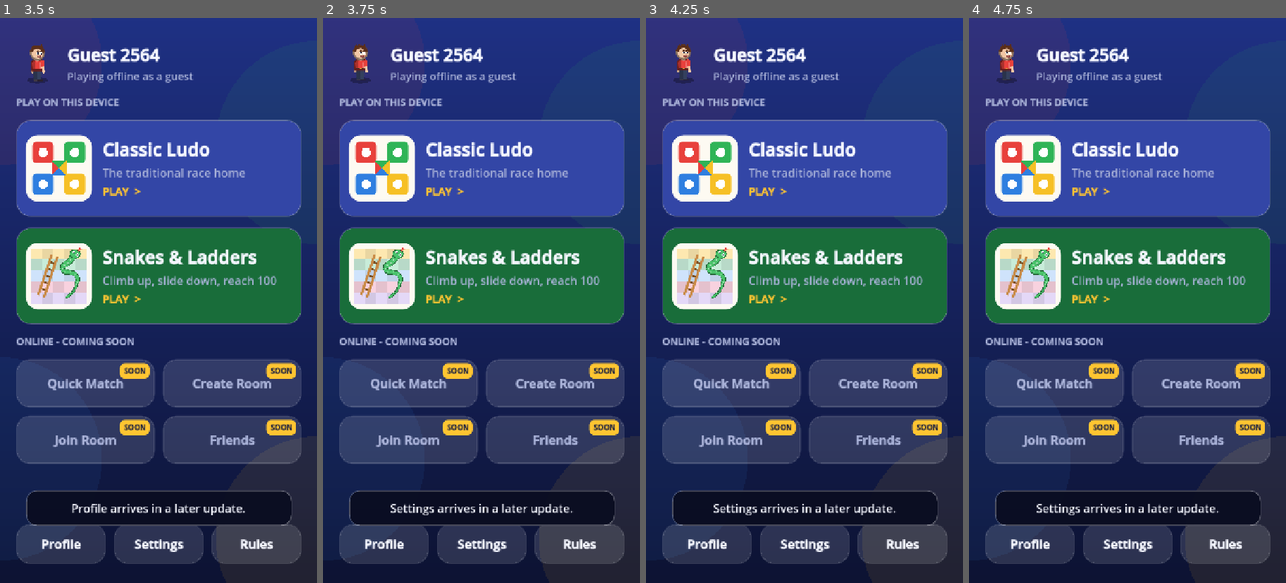
Above: before the commit, frames 1-4 (left to right).
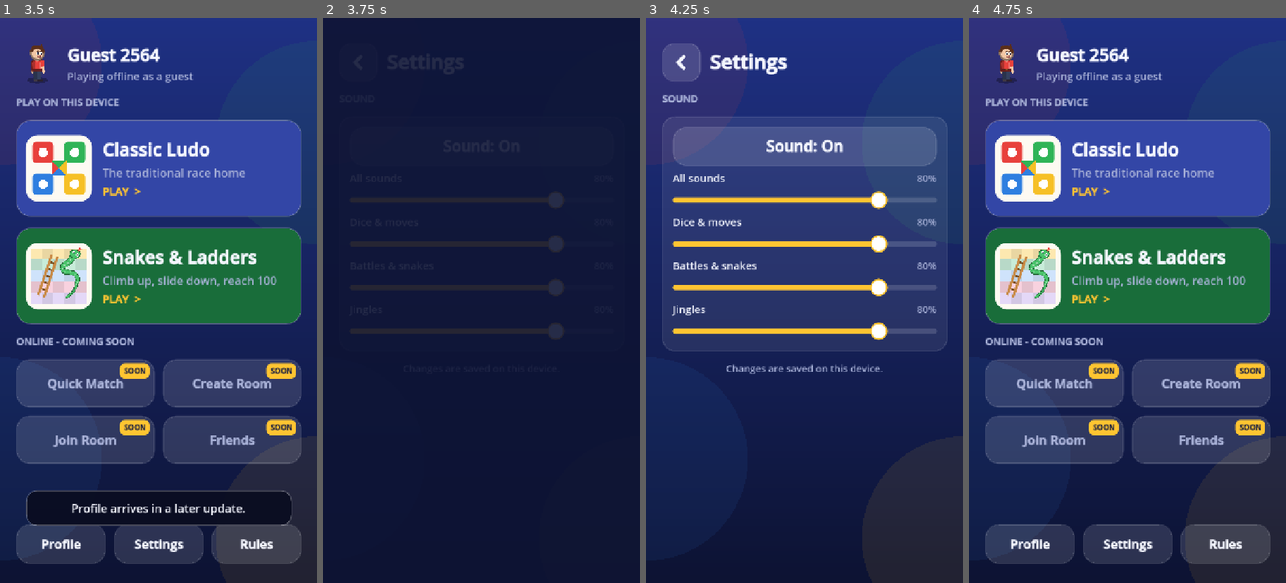
Above: after the commit, the same moments.

Repository: xtremrakib007/RsLUDO
Game: Godot game, scene res://scenes/screens/splash.tscn
The game is run twice, just before and just after one commit, with the same random seed, the same clock (stepped at 60 frames per second) and the same inputs.
Inputs (mouse positions are in pixels of both pictures, inside the frame that each line leads up to):
- Up to frame 1 (3.5 s): move the mouse to (228, 272) at 0.52 s; click (228, 272) at 0.67 s; drag from (95, 328) to (142, 413) at 1.27 s; click "Play as Guest" at 2 s; click "Profile" at 2.75 s
- Up to frame 2 (3.75 s): click "Settings" at 3.5 s
- Up to frame 3 (4.25 s): no input
- Up to frame 4 (4.75 s): click (1003, 63) at 4.27 s

Frame 1 is identical in both runs. In frame 2, 85% of the frame differs, in the area x 0-100%, y 0-97%; in frame 3, 58%; in frame 4, 4.8%.

Commit message:
Gunshot and samurai kill sounds, softer dice, volume sliders
Captures: the blaster fires a gunshot (crack, boom, echo); the sword is a
samurai katana with a metallic draw and a ringing slash per cut. The dice
rattle and landing are softer. New Settings screen (from Home) and the pause
menu have Sound On/Off plus volume sliders for All sounds, Dice & moves,
Battles & snakes and Jingles, each on its own audio bus, saved on the device.

Co-Authored-By: Claude Opus 5.5 <noreply@anthropic.com>
Claude-Session: https://claude.ai/code/session_01PxNJNDQdbjEGoucC67j9Ub

Diff:
--- /dev/null
+++ b/scenes/screens/settings.tscn
@@ -0,0 +1,12 @@
+[gd_scene load_steps=2 format=3]
+
+[ext_resource type="Script" path="res://scripts/ui/screens/settings_screen.gd" id="1_screen"]
+
+[node name="SettingsScreen" type="Control"]
+layout_mode = 3
+anchors_preset = 15
+anchor_right = 1.0
+anchor_bottom = 1.0
+grow_horizontal = 2
+grow_vertical = 2
+script = ExtResource("1_screen")
--- a/scripts/animations/capture_animator.gd
+++ b/scripts/animations/capture_animator.gd
@@ -58,6 +58,8 @@
 	var target := victim.position + Vector2(0, -big * 1.1)
 
 	# 2. Crouch, arm up, prop pops into the hand.
+	if style == Style.SWORD:
+		Sfx.play("katana_draw")
 	attacker.prop = prop_for(style)
 	attacker.prop_scale = 0.0
 	attacker.prop_angle = 0.0
@@ -78,7 +80,7 @@
 			tween.tween_property(attacker, "position", centre - gap * 1.25, 0.06)
 			tween.tween_property(attacker, "position", centre - gap, 0.18)
 			_effect(host, CaptureEffect.Kind.FLASH, attacker.hand_position(), attacker.hand_position(), Color.WHITE, cell * 0.6, "", 0.2)
-			Sfx.play("zap")
+			Sfx.play("gunshot", 0.0, 0.06)
 			await _effect(host, CaptureEffect.Kind.BEAM, attacker.hand_position(), target, beam_color, cell, "", 0.35)
 			_impact(host, target, beam_color, cell, "ZAP!", 1.0)
 		Style.SWORD:
@@ -92,7 +94,7 @@
 				tween.tween_property(attacker, "prop_angle", -from_angle, 0.1).from(from_angle)
 				var slash := CaptureEffect.create(CaptureEffect.Kind.SLASH, target, target, Color("bfe9ff"), cell * 0.9)
 				slash.angle = i * 1.1
-				Sfx.play("swish", 0.0, 0.15)
+				Sfx.play("katana_slash", 0.0, 0.1)
 				_run(host, slash, 0.3)
 				_shake(host, 0.012, 0.12)
 				await tween.finished
--- a/scripts/audio/sound_synth.gd
+++ b/scripts/audio/sound_synth.gd
@@ -13,16 +13,35 @@
 const RECIPES := {
 	"click": [[Wave.SINE, 1100, 900, 0.0, 0.045, 0.35, 0.002]],
 	"step": [[Wave.SINE, 260, 170, 0.0, 0.07, 0.35, 0.003], [Wave.NOISE, 0, 0, 0.0, 0.04, 0.12, 0.001, 0.25]],
+	# Soft wooden rattle: low-passed taps, gentle attack.
 	"dice": [
-		[Wave.NOISE, 0, 0, 0.00, 0.05, 0.5, 0.001, 0.6], [Wave.NOISE, 0, 0, 0.09, 0.05, 0.45, 0.001, 0.55],
-		[Wave.NOISE, 0, 0, 0.17, 0.05, 0.42, 0.001, 0.6], [Wave.NOISE, 0, 0, 0.27, 0.05, 0.38, 0.001, 0.5],
-		[Wave.NOISE, 0, 0, 0.38, 0.05, 0.32, 0.001, 0.55], [Wave.NOISE, 0, 0, 0.50, 0.05, 0.26, 0.001, 0.5],
-		[Wave.SINE, 700, 500, 0.0, 0.04, 0.15, 0.001], [Wave.SINE, 650, 480, 0.17, 0.04, 0.12, 0.001],
+		[Wave.NOISE, 0, 0, 0.00, 0.05, 0.22, 0.004, 0.3], [Wave.NOISE, 0, 0, 0.10, 0.05, 0.2, 0.004, 0.28],
+		[Wave.NOISE, 0, 0, 0.19, 0.05, 0.18, 0.004, 0.3], [Wave.NOISE, 0, 0, 0.30, 0.05, 0.15, 0.004, 0.26],
+		[Wave.NOISE, 0, 0, 0.42, 0.05, 0.12, 0.004, 0.28], [Wave.NOISE, 0, 0, 0.55, 0.05, 0.09, 0.004, 0.26],
+		[Wave.SINE, 520, 420, 0.0, 0.05, 0.08, 0.003], [Wave.SINE, 480, 400, 0.19, 0.05, 0.06, 0.003],
 	],
-	"dice_land": [[Wave.SINE, 140, 60, 0.0, 0.16, 0.6, 0.002], [Wave.NOISE, 0, 0, 0.0, 0.08, 0.3, 0.001, 0.3]],
+	"dice_land": [[Wave.SINE, 130, 70, 0.0, 0.14, 0.35, 0.004], [Wave.NOISE, 0, 0, 0.0, 0.06, 0.12, 0.003, 0.2]],
 	"dice_move": [[Wave.NOISE, 0, 0, 0.0, 0.3, 0.18, 0.12, 0.35]],
 	"charge": [[Wave.SINE, 180, 1300, 0.0, 0.45, 0.35, 0.05], [Wave.TRIANGLE, 360, 2600, 0.0, 0.45, 0.12, 0.05]],
 	"zap": [[Wave.SQUARE, 1500, 180, 0.0, 0.35, 0.3, 0.005], [Wave.SAW, 900, 120, 0.0, 0.3, 0.2, 0.005], [Wave.NOISE, 0, 0, 0.0, 0.15, 0.2, 0.002, 0.8]],
+	# Gunshot: sharp crack, deep boom, rumbling echo tail.
+	"gunshot": [
+		[Wave.NOISE, 0, 0, 0.0, 0.06, 1.0, 0.0005, 0.95], [Wave.SQUARE, 1100, 260, 0.0, 0.03, 0.3, 0.0005],
+		[Wave.SINE, 170, 42, 0.0, 0.32, 0.9, 0.001], [Wave.NOISE, 0, 0, 0.03, 0.6, 0.35, 0.01, 0.12],
+		[Wave.NOISE, 0, 0, 0.22, 0.35, 0.12, 0.02, 0.2],
+	],
+	# Samurai: katana drawn from its sheath (metal scrape into a long ring).
+	"katana_draw": [
+		[Wave.NOISE, 0, 0, 0.0, 0.18, 0.3, 0.03, 0.85], [Wave.SINE, 1400, 3200, 0.0, 0.18, 0.12, 0.02],
+		[Wave.SINE, 2350, 2350, 0.15, 0.9, 0.16, 0.002], [Wave.SINE, 3520, 3520, 0.15, 0.8, 0.1, 0.002],
+		[Wave.SINE, 5180, 5180, 0.15, 0.6, 0.06, 0.002], [Wave.SINE, 7040, 7040, 0.15, 0.4, 0.03, 0.002],
+	],
+	# Samurai: one fast blade cut (whoosh, metallic ring, hit).
+	"katana_slash": [
+		[Wave.NOISE, 0, 0, 0.0, 0.16, 0.55, 0.04, 0.92], [Wave.SINE, 4200, 4200, 0.1, 0.35, 0.1, 0.001],
+		[Wave.SINE, 2900, 2900, 0.1, 0.3, 0.08, 0.001], [Wave.SINE, 320, 110, 0.11, 0.12, 0.45, 0.001],
+		[Wave.NOISE, 0, 0, 0.11, 0.08, 0.3, 0.001, 0.4],
+	],
 	"swish": [[Wave.NOISE, 0, 0, 0.0, 0.18, 0.45, 0.03, 0.9], [Wave.SINE, 900, 300, 0.0, 0.15, 0.12, 0.02]],
 	"bonk": [[Wave.SINE, 220, 55, 0.0, 0.25, 0.75, 0.002], [Wave.SQUARE, 600, 300, 0.0, 0.05, 0.2, 0.001], [Wave.NOISE, 0, 0, 0.0, 0.12, 0.35, 0.001, 0.35]],
 	"poof": [[Wave.NOISE, 0, 0, 0.0, 0.45, 0.5, 0.02, 0.2], [Wave.SINE, 500, 1400, 0.0, 0.2, 0.15, 0.01]],
--- a/scripts/autoload/scene_router.gd
+++ b/scripts/autoload/scene_router.gd
@@ -12,6 +12,7 @@
 	"result": "res://scenes/screens/result.tscn",
 	"board_select": "res://scenes/screens/board_select.tscn",
 	"snl_game": "res://scenes/screens/snl_game.tscn",
+	"settings": "res://scenes/screens/settings.tscn",
 }
 const FADE_TIME := 0.16
 
--- a/scripts/autoload/sfx.gd
+++ b/scripts/autoload/sfx.gd
@@ -2,12 +2,32 @@
 ## Plays sound effects: Sfx.play("dice"). Sounds are made by SoundSynth the first
 ## time they are needed. To use a recorded sound instead, put a file named
 ## <sound>.ogg or <sound>.wav in res://assets/sounds/ and it is used automatically.
-## The on/off setting is saved on the device.
+##
+## Volume: an overall level plus three groups (each its own audio bus), set by
+## the player with sliders and saved on the device.
 
 const SETTINGS_PATH := "user://settings.cfg"
-const VOICES := 8
+const VOICES := 10
 
+## Volume groups: id -> [bus name, label shown to players].
+const GROUPS := {
+	"moves": ["Moves", "Dice & moves"],
+	"battle": ["Battle", "Battles & snakes"],
+	"jingles": ["Jingles", "Jingles"],
+}
+## Which group each sound belongs to (anything not listed is a jingle).
+const SOUND_GROUPS := {
+	"click": "moves", "dice": "moves", "dice_land": "moves", "dice_move": "moves", "step": "moves",
+	"charge": "battle", "zap": "battle", "gunshot": "battle", "katana_draw": "battle", "katana_slash": "battle",
+	"swish": "battle", "bonk": "battle", "poof": "battle", "impact": "battle", "ko": "battle", "whoosh": "battle",
+	"thud": "battle", "hiss": "battle", "gulp": "battle", "slide": "battle", "pop": "battle",
+}
+const DEFAULT_VOLUME := 0.8
+
+## Sound on/off (the overall mute).
 var enabled: bool = true
+## "master" and each group id -> 0.0 .. 1.0
+var volumes: Dictionary = {}
 var _streams: Dictionary = {}
 var _players: Array[AudioStreamPlayer] = []
 var _next := 0
@@ -15,13 +35,21 @@
 
 func _ready() -> void:
 	process_mode = Node.PROCESS_MODE_ALWAYS
+	for group in GROUPS:
+		_ensure_bus(GROUPS[group][0])
 	for i in VOICES:
 		var player := AudioStreamPlayer.new()
 		add_child(player)
 		_players.append(player)
+	volumes["master"] = DEFAULT_VOLUME
+	for group in GROUPS:
+		volumes[group] = DEFAULT_VOLUME
 	var cfg := ConfigFile.new()
 	if cfg.load(SETTINGS_PATH) == OK:
 		enabled = bool(cfg.get_value("audio", "sound", true))
+		for key in volumes.keys():
+			volumes[key] = clampf(float(cfg.get_value("audio", "volume_" + key, DEFAULT_VOLUME)), 0.0, 1.0)
+	_apply_volumes()
 
 
 ## Plays a sound. `pitch_spread` adds a little random pitch variation (0.1 = +/-10%).
@@ -34,9 +62,15 @@
 	var player := _players[_next]
 	_next = (_next + 1) % _players.size()
 	player.stream = stream
+	player.bus = bus_for(sound_name)
 	player.volume_db = volume_db
 	player.pitch_scale = 1.0 + randf_range(-pitch_spread, pitch_spread)
 	player.play()
+
+
+func bus_for(sound_name: String) -> StringName:
+	var group: String = SOUND_GROUPS.get(sound_name, "jingles")
+	return StringName(GROUPS[group][0])
 
 
 func get_stream(sound_name: String) -> AudioStream:
@@ -54,9 +88,51 @@
 
 func set_enabled(value: bool) -> void:
 	enabled = value
+	_apply_volumes()
+	_save()
+
+
+## key: "master" or a group id. value: 0.0 (silent) .. 1.0 (loudest).
+func set_volume(key: String, value: float) -> void:
+	if not volumes.has(key):
+		return
+	volumes[key] = clampf(value, 0.0, 1.0)
+	_apply_volumes()
+	_save()
+
+
+func get_volume(key: String) -> float:
+	return float(volumes.get(key, DEFAULT_VOLUME))
+
+
+func _apply_volumes() -> void:
+	var master := AudioServer.get_bus_index("Master")
+	AudioServer.set_bus_mute(master, not enabled or get_volume("master") <= 0.0)
+	AudioServer.set_bus_volume_db(master, linear_to_db(maxf(get_volume("master"), 0.0001)))
+	for group in GROUPS:
+		var index := AudioServer.get_bus_index(GROUPS[group][0])
+		if index < 0:
+			continue
+		var level := get_volume(group)
+		AudioServer.set_bus_mute(index, level <= 0.0)
+		AudioServer.set_bus_volume_db(index, linear_to_db(maxf(level, 0.0001)))
+
+
+func _ensure_bus(bus_name: String) -> void:
+	if AudioServer.get_bus_index(bus_name) >= 0:
+		return
+	AudioServer.add_bus()
+	var index := AudioServer.bus_count - 1
+	AudioServer.set_bus_name(index, bus_name)
+	AudioServer.set_bus_send(index, "Master")
+
+
+func _save() -> void:
 	var cfg := ConfigFile.new()
 	cfg.load(SETTINGS_PATH)
-	cfg.set_value("audio", "sound", value)
+	cfg.set_value("audio", "sound", enabled)
+	for key in volumes:
+		cfg.set_value("audio", "volume_" + key, volumes[key])
 	cfg.save(SETTINGS_PATH)
 
 
--- a/scripts/ui/screens/home_screen.gd
+++ b/scripts/ui/screens/home_screen.gd
@@ -34,7 +34,10 @@
 		var b := UIKit.button(item, UIKit.ButtonKind.SECONDARY, 90)
 		b.size_flags_horizontal = Control.SIZE_EXPAND_FILL
 		b.add_theme_font_size_override("font_size", 28)
-		b.pressed.connect(show_toast.bind("%s arrives in a later update." % item))
+		if item == "Settings":
+			b.pressed.connect(SceneRouter.goto.bind("settings"))
+		else:
+			b.pressed.connect(show_toast.bind("%s arrives in a later update." % item))
 		bottom.add_child(b)
 	content.add_child(bottom)
 
--- a/scripts/ui/screens/match_screen.gd
+++ b/scripts/ui/screens/match_screen.gd
@@ -217,9 +217,9 @@
 
 
 func _animate_dice(value: int) -> void:
-	Sfx.play("dice", 0.0, 0.08)
+	Sfx.play("dice", -4.0, 0.06)
 	await _dice.roll_to(value)
-	Sfx.play("dice_land")
+	Sfx.play("dice_land", -4.0)
 	var pop := create_tween()
 	pop.tween_property(_dice, "scale", Vector2(1.12, 1.12), 0.08)
 	pop.tween_property(_dice, "scale", Vector2.ONE, 0.12)
@@ -315,22 +315,13 @@
 	var resume := UIKit.button("Resume")
 	resume.pressed.connect(_toggle_pause)
 	box.add_child(resume)
-	var sound := UIKit.button(_sound_label(), UIKit.ButtonKind.SECONDARY)
-	sound.pressed.connect(func() -> void:
-		Sfx.set_enabled(not Sfx.enabled)
-		sound.text = _sound_label()
-	)
-	box.add_child(sound)
+	box.add_child(SoundSettingsPanel.new())
 	var restart := UIKit.button("Restart Match", UIKit.ButtonKind.SECONDARY)
 	restart.pressed.connect(SceneRouter.goto.bind(_mode.game_screen))
 	box.add_child(restart)
 	var quit := UIKit.button("Quit to Home", UIKit.ButtonKind.GHOST)
 	quit.pressed.connect(SceneRouter.goto.bind("home"))
 	box.add_child(quit)
-
-
-func _sound_label() -> String:
-	return "Sound: On" if Sfx.enabled else "Sound: Off"
 
 
 func is_paused() -> bool:
--- /dev/null
+++ b/scripts/ui/screens/settings_screen.gd
@@ -0,0 +1,18 @@
+extends BaseScreen
+## Settings: sound on/off and volume levels.
+
+var panel: SoundSettingsPanel
+
+
+func build() -> void:
+	add_header("Settings")
+	content.add_child(UIKit.section_label("Sound"))
+	var card := UIKit.card()
+	panel = SoundSettingsPanel.new()
+	card.add_child(panel)
+	content.add_child(card)
+	content.add_child(UIKit.label("Changes are saved on this device.", 22, Palette.TEXT_MUTED, HORIZONTAL_ALIGNMENT_CENTER))
+
+
+func handle_back() -> void:
+	SceneRouter.goto("home")
--- /dev/null
+++ b/scripts/ui/sound_settings_panel.gd
@@ -0,0 +1,111 @@
+class_name SoundSettingsPanel
+extends VBoxContainer
+## Sound on/off and volume sliders (all sounds + one per group).
+## Used on the Settings screen and in the pause menu. Changes apply and save at once.
+
+const SfxScript := preload("res://scripts/autoload/sfx.gd")
+
+var _sliders: Dictionary = {}
+var _percent_labels: Dictionary = {}
+var _toggle: Button
+
+static var _grabber: Texture2D
+
+
+func _ready() -> void:
+	add_theme_constant_override("separation", 10)
+	_toggle = UIKit.button("", UIKit.ButtonKind.SECONDARY, 80)
+	_toggle.pressed.connect(func() -> void:
+		Sfx.set_enabled(not Sfx.enabled)
+		_refresh()
+	)
+	add_child(_toggle)
+	_add_row("master", "All sounds")
+	for group in SfxScript.GROUPS:
+		_add_row(group, SfxScript.GROUPS[group][1])
+	_refresh()
+
+
+func slider(key: String) -> HSlider:
+	return _sliders.get(key)
+
+
+func _add_row(key: String, title: String) -> void:
+	var header := HBoxContainer.new()
+	var name_label := UIKit.label(title, 24, Palette.TEXT)
+	name_label.size_flags_horizontal = Control.SIZE_EXPAND_FILL
+	header.add_child(name_label)
+	var percent := UIKit.label("", 22, Palette.TEXT_MUTED, HORIZONTAL_ALIGNMENT_RIGHT)
+	header.add_child(percent)
+	add_child(header)
+
+	var s := HSlider.new()
+	s.min_value = 0
+	s.max_value = 100
+	s.step = 5
+	s.custom_minimum_size = Vector2(0, 44)
+	s.focus_mode = Control.FOCUS_NONE
+	s.value = roundf(Sfx.get_volume(key) * 100.0)
+	_style_slider(s)
+	s.value_changed.connect(func(v: float) -> void:
+		Sfx.set_volume(key, v / 100.0)
+		_refresh()
+	)
+	# A short sample so players hear the new level.
+	s.drag_ended.connect(func(_changed: bool) -> void: Sfx.play(_sample_for(key)))
+	add_child(s)
+	_sliders[key] = s
+	_percent_labels[key] = percent
+
+
+func _sample_for(key: String) -> String:
+	match key:
+		"moves":
+			return "dice_land"
+		"battle":
+			return "gunshot"
+		"jingles":
+			return "extra"
+	return "click"
+
+
+func _refresh() -> void:
+	_toggle.text = "Sound: On" if Sfx.enabled else "Sound: Off"
+	for key in _sliders:
+		(_percent_labels[key] as Label).text = "%d%%" % int(round(Sfx.get_volume(key) * 100.0))
+		(_sliders[key] as HSlider).editable = Sfx.enabled
+
+
+func _style_slider(s: HSlider) -> void:
+	var track := StyleBoxFlat.new()
+	track.bg_color = Color(1, 1, 1, 0.15)
+	track.set_corner_radius_all(6)
+	track.content_margin_top = 6
+	track.content_margin_bottom = 6
+	var filled := StyleBoxFlat.new()
+	filled.bg_color = Palette.ACCENT
+	filled.set_corner_radius_all(6)
+	filled.content_margin_top = 6
+	filled.content_margin_bottom = 6
+	s.add_theme_stylebox_override("slider", track)
+	s.add_theme_stylebox_override("grabber_area", filled)
+	s.add_theme_stylebox_override("grabber_area_highlight", filled)
+	var knob := _knob_texture()
+	s.add_theme_icon_override("grabber", knob)
+	s.add_theme_icon_override("grabber_highlight", knob)
+
+
+## A round white knob, drawn once.
+static func _knob_texture() -> Texture2D:
+	if _grabber == null:
+		var knob_size := 40
+		var image := Image.create(knob_size, knob_size, false, Image.FORMAT_RGBA8)
+		var centre := Vector2(knob_size, knob_size) * 0.5
+		for y in knob_size:
+			for x in knob_size:
+				var d := Vector2(x + 0.5, y + 0.5).distance_to(centre)
+				var alpha := clampf(knob_size * 0.5 - d, 0.0, 1.0)
+				var color := Color.WHITE if d < knob_size * 0.5 - 4.0 else Palette.ACCENT
+				image.set_pixel(x, y, Color(color, alpha))
+		_grabber = ImageTexture.create_from_image(image)
+	return _grabber
--- a/tests/unit/test_sound.gd
+++ b/tests/unit/test_sound.gd
@@ -34,3 +34,40 @@
 	assert_eq(ConfigFile.new().load("user://settings.cfg"), OK)
 	Sfx.play("click")
 	Sfx.set_enabled(before)
+
+
+func test_kill_sounds_exist() -> void:
+	for sound_name in ["gunshot", "katana_draw", "katana_slash"]:
+		assert_not_null(Sfx.get_stream(sound_name), "%s available" % sound_name)
+		assert_eq(Sfx.bus_for(sound_name), &"Battle", "%s is a battle sound" % sound_name)
+	assert_eq(Sfx.bus_for("dice"), &"Moves")
+	assert_eq(Sfx.bus_for("win"), &"Jingles")
+
+
+func test_volume_levels_apply_and_are_saved() -> void:
+	var before := Sfx.get_volume("battle")
+	Sfx.set_volume("battle", 0.25)
+	var index := AudioServer.get_bus_index("Battle")
+	assert_true(index > 0, "battle bus exists")
+	assert_true(absf(AudioServer.get_bus_volume_db(index) - linear_to_db(0.25)) < 0.01, "bus volume set")
+	var cfg := ConfigFile.new()
+	cfg.load("user://settings.cfg")
+	assert_true(absf(float(cfg.get_value("audio", "volume_battle", 0.0)) - 0.25) < 0.001, "volume saved")
+	Sfx.set_volume("battle", 0.0)
+	assert_true(AudioServer.is_bus_mute(index), "0% mutes the group")
+	Sfx.set_volume("battle", before)
+
+
+func test_settings_panel_sliders_change_volume() -> void:
+	var panel := SoundSettingsPanel.new()
+	tree.root.add_child(panel)
+	await tree.process_frame
+	var before := Sfx.get_volume("moves")
+	var moves := panel.slider("moves")
+	assert_not_null(moves, "moves slider")
+	assert_not_null(panel.slider("master"), "all-sounds slider")
+	moves.value = 40
+	assert_true(absf(Sfx.get_volume("moves") - 0.4) < 0.001, "slider sets the volume")
+	Sfx.set_volume("moves", before)
+	panel.queue_free()
+	await tree.process_frame
